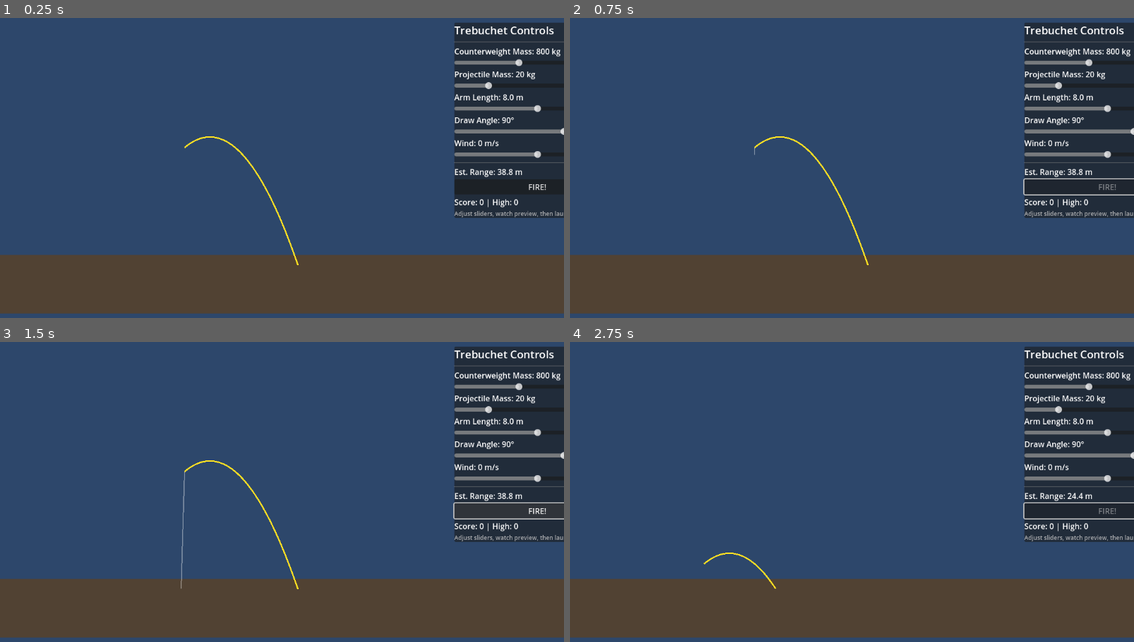
Above: before the commit, frames 1-4 (two rows, left to right).
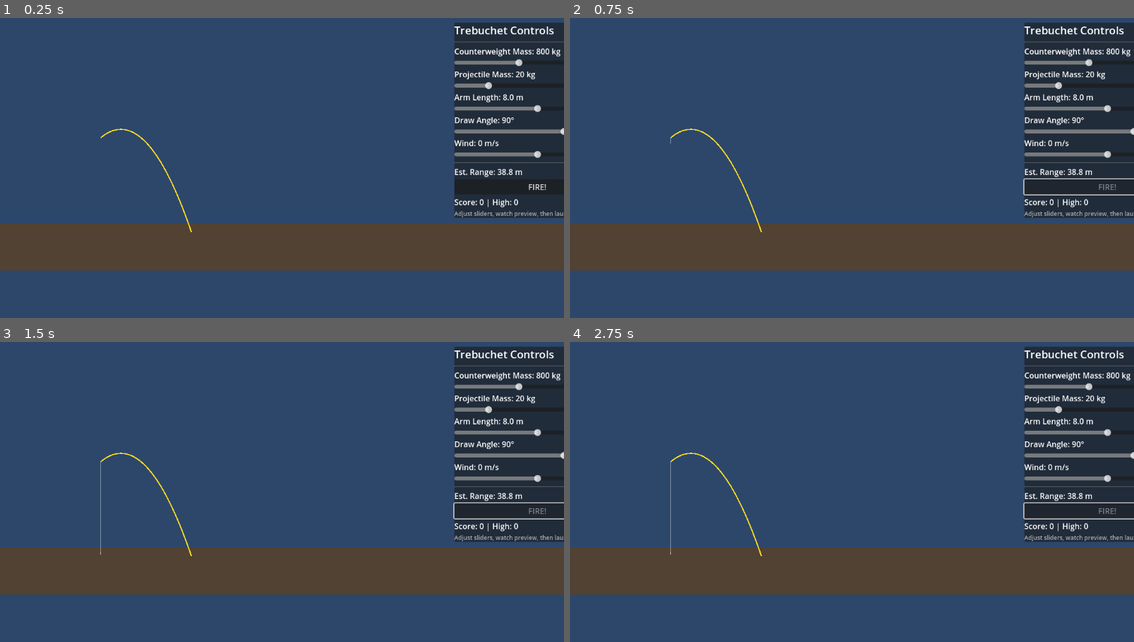
Above: after the commit, the same moments.

Repository: TrebuchetDynamics/trebuchet-dynamics-simulation
Game: Godot game, scene res://scenes/Trebuchet.tscn
The game is run twice, just before and just after one commit, with the same random seed, the same clock (stepped at 60 frames per second) and the same inputs.
Inputs (mouse positions are in pixels of both pictures, inside the frame that each line leads up to):
- Up to frame 1 (0.25 s): no input
- Up to frame 2 (0.75 s): click "FIRE!" at 0.5 s
- Up to frame 3 (1.5 s): no input
- Up to frame 4 (2.75 s): click (1105, 510) at 2 s, where only the run before the commit has a clickable "FIRE!"

The runs differ from the first frame. In frame 1, 25% of the frame differs, in the area x 0-100%, y 36-99%; in frame 2, 25%; in frame 3, 25%; in frame 4, 25%.

Commit message:
feat: add camera and visual elements to trebuchet simulation; fix joint paths and positions for improved functionality

Diff:
--- a/scenes/Trebuchet.tscn
+++ b/scenes/Trebuchet.tscn
@@ -24,16 +24,28 @@
 
 [node name="Simulation" type="Node2D" parent="."]
 
+[node name="Camera2D" type="Camera2D" parent="Simulation"]
+position = Vector2(960, 360)
+zoom = Vector2(0.8, 0.8)
+
 [node name="TrebuchetRig" type="Node2D" parent="Simulation"]
-position = Vector2(180, 400)
+position = Vector2(300, 400)
 
 [node name="Frame" type="StaticBody2D" parent="Simulation/TrebuchetRig"]
+
+[node name="FrameVisual" type="Polygon2D" parent="Simulation/TrebuchetRig/Frame"]
+color = Color(0.35, 0.25, 0.15, 1)
+polygon = PackedVector2Array(-20, -110, 20, -110, 20, 110, -20, 110)
 
 [node name="CollisionShape2D" type="CollisionShape2D" parent="Simulation/TrebuchetRig/Frame"]
 shape = SubResource("RectFrame")
 
 [node name="Pivot" type="StaticBody2D" parent="Simulation/TrebuchetRig"]
 position = Vector2(0, -120)
+
+[node name="PivotVisual" type="Polygon2D" parent="Simulation/TrebuchetRig/Pivot"]
+color = Color(0.2, 0.2, 0.2, 1)
+polygon = PackedVector2Array(-8, -8, 8, -8, 8, 8, -8, 8)
 
 [node name="CollisionShape2D" type="CollisionShape2D" parent="Simulation/TrebuchetRig/Pivot"]
 shape = SubResource("CirclePivot")
@@ -46,6 +58,11 @@
 linear_damp = 0.1
 angular_damp = 0.05
 
+[node name="ArmVisual" type="Polygon2D" parent="Simulation/TrebuchetRig/Arm"]
+position = Vector2(0, 50)
+color = Color(0.545098, 0.270588, 0.0745098, 1)
+polygon = PackedVector2Array(-7, -110, 7, -110, 7, 110, -7, 110)
+
 [node name="CollisionShape2D" type="CollisionShape2D" parent="Simulation/TrebuchetRig/Arm"]
 position = Vector2(0, 50)
 shape = SubResource("RectArm")
@@ -56,6 +73,10 @@
 mass = 800.0
 linear_damp = 0.2
 angular_damp = 0.1
+
+[node name="CounterweightVisual" type="Polygon2D" parent="Simulation/TrebuchetRig/Counterweight"]
+color = Color(0.4, 0.4, 0.4, 1)
+polygon = PackedVector2Array(-24, -24, 24, -24, 24, 24, -24, 24)
 
 [node name="CollisionShape2D" type="CollisionShape2D" parent="Simulation/TrebuchetRig/Counterweight"]
 shape = SubResource("RectCounter")
@@ -75,19 +96,20 @@
 shape = SubResource("CircleProjectile")
 
 [node name="JointPivot" type="PinJoint2D" parent="Simulation/TrebuchetRig"]
-node_a = NodePath("../Pivot")
-node_b = NodePath("../Arm")
+position = Vector2(0, -120)
+node_a = NodePath("Pivot")
+node_b = NodePath("Arm")
 bias = 0.9
 
 [node name="JointCounterweight" type="PinJoint2D" parent="Simulation/TrebuchetRig"]
 position = Vector2(0, -200)
-node_a = NodePath("../Arm")
-node_b = NodePath("../Counterweight")
+node_a = NodePath("Arm")
+node_b = NodePath("Counterweight")
 
 [node name="JointSling" type="DampedSpringJoint2D" parent="Simulation/TrebuchetRig"]
 position = Vector2(0, -20)
-node_a = NodePath("../Arm")
-node_b = NodePath("../Projectile")
+node_a = NodePath("Arm")
+node_b = NodePath("Projectile")
 rest_length = 80.0
 stiffness = 5.0
 damping = 0.05
--- a/scripts/Trebuchet.gd
+++ b/scripts/Trebuchet.gd
@@ -426,8 +426,8 @@
 		return
 	joint_sling = DampedSpringJoint2D.new()
 	joint_sling.name = "JointSling"
-	joint_sling.node_a = trebuchet_rig.get_path_to(arm_body)
-	joint_sling.node_b = trebuchet_rig.get_path_to(projectile_body)
+	joint_sling.node_a = NodePath("Arm")
+	joint_sling.node_b = NodePath("Projectile")
 	joint_sling.disable_collision = true
 	joint_sling.stiffness = 5.0
 	joint_sling.damping = 0.05
Not shown, added: FIXES_APPLIED.md
